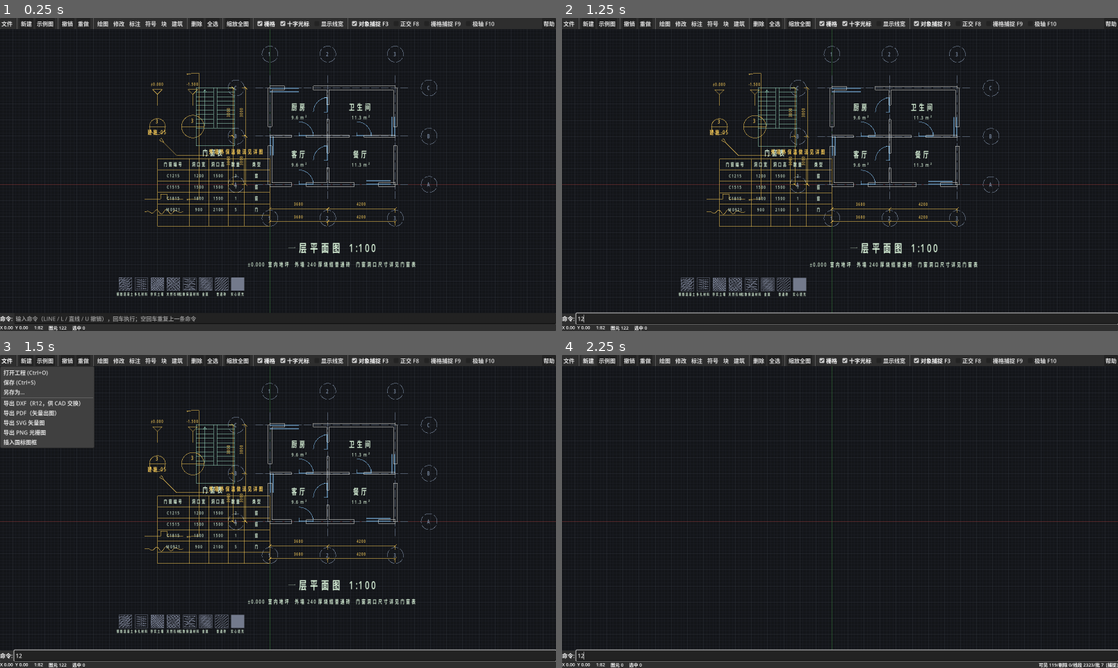
Above: before the commit, frames 1-4 (two rows, left to right).
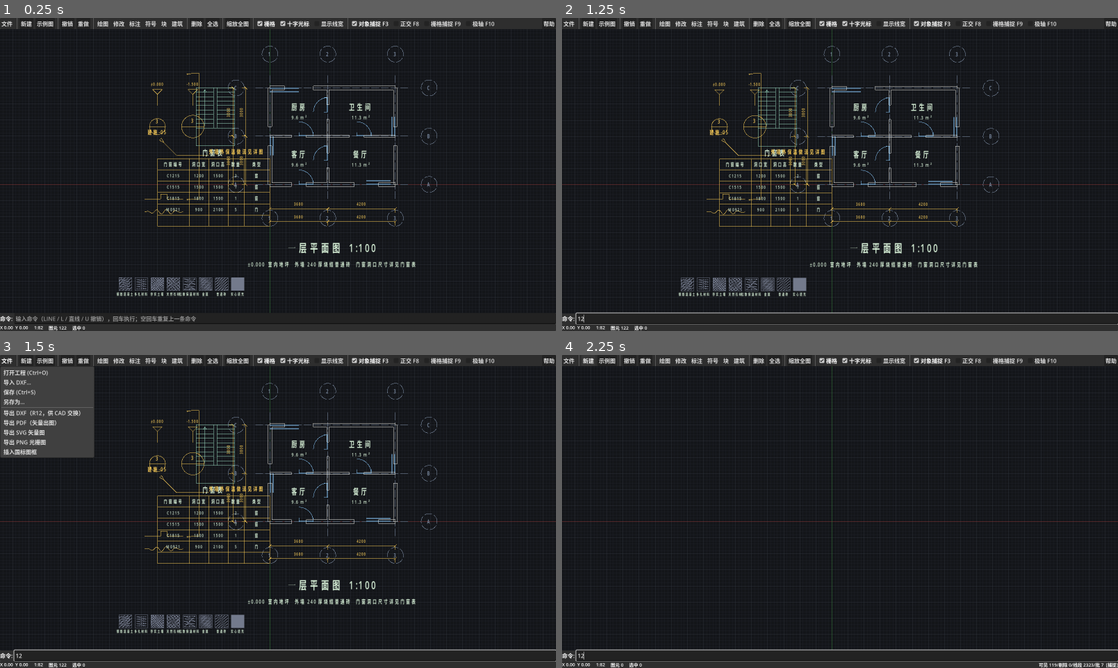
Above: after the commit, the same moments.

Repository: v-dao/HouseBuilder
Game: Godot game, scene res://src/main.tscn
Same seed, same stepped clock (60 frames per second), same inputs: the game is played once before the commit and once after it.
Inputs (mouse positions are in pixels of both pictures, inside the frame that each line leads up to):
- Up to frame 1 (0.25 s): no input
- Up to frame 2 (1.25 s): click (845, 318) at 0.52 s; type "12" at 0.6 s
- Up to frame 3 (1.5 s): click "文件" at 1.25 s
- Up to frame 4 (2.25 s): click "新建" at 2 s

Frames 1-2 are identical in both runs. In frame 3, 1.2% of the frame differs, in the area x 0-17%, y 7-33%; in frame 4, nothing differs.

Commit message:
P6c: DXF 读入
DXF 读入（src/io/dxf_reader.gd）
能读回自己导出的图纸，也能读入设计院给的常见 R12/R2000 图纸。
支持 LINE / CIRCLE / ARC / POINT / TEXT / MTEXT / LWPOLYLINE /
POLYLINE(含 VERTEX/SEQEND) / INSERT / ELLIPSE / SPLINE，
以及 LAYER / LTYPE / STYLE 表与 BLOCKS 段。

容错策略：单个图元解析失败只跳过并记一条告警，绝不让整张图读不进来。
外部图纸千奇百怪，宁可少读几个实体，也不能因为一个异常把用户拦在门外。

中文：先探测编码 —— UTF-8 解码若出现大量替换字符就判定为 GBK，
用映射表反查还原（Gbk.decode 按需构建反向字典）。

两条格式限制（已写进代码注释与测试，避免被当成 bug 反复排查）
- 图层线宽：组码 370 是 R2000 才引入的，R12 图层表里没有线宽。
  国内 CAD 的线宽本来就来自打印样式表(.ctb)按图层颜色映射，不存在图里。
  刻意不写非 R12 的组码 —— 那正是会让对方打不开文件的做法。
- 图层颜色：R12 只有 ACI 索引，没有真彩色，因此按 ACI 往返。

由测试捕获的缺陷
- _read_entity 返回 [位置, 实体] 两个元素，但两个调用方一处按 r[1] 取位置、
  一处按 r[2] 取实体，自己写岔了；统一约定后修复
- EntMText.make 只接受三个参数，传了四个（编译器直接拦下）

另记一个过程教训：本轮多次用 python -c 内嵌引号生成代码，
双引号被 shell 吃掉，导致 var out := "" 变成 var out := 空表达式。
此后结构性改动一律走补丁文件。

测试：新增 32 项断言，累计 1514 项全通过

Diff:
--- a/src/app/main_window.gd
+++ b/src/app/main_window.gd
@@ -157,6 +157,7 @@
 	mb.focus_mode = Control.FOCUS_NONE
 	var pop := mb.get_popup()
 	pop.add_item("打开工程 (Ctrl+O)", 0)
+	pop.add_item("导入 DXF…", 8)
 	pop.add_item("保存 (Ctrl+S)", 1)
 	pop.add_item("另存为…", 2)
 	pop.add_separator()
@@ -190,6 +191,8 @@
 			_open_dialog(FileDialog.FILE_MODE_SAVE_FILE, ["*.png"], "导出 PNG", _do_export_png)
 		7:
 			viewport.run_command("SHEET")
+		8:
+			_open_dialog(FileDialog.FILE_MODE_OPEN_FILE, ["*.dxf"], "导入 DXF", _do_import_dxf)
 
 
 var _current_path: String = ""
@@ -259,6 +262,27 @@
 	_show_status("已导出 DXF R12：%s（%.1f KB）%s" % [
 		path.get_file(), size / 1024.0,
 		"" if Gbk.is_available() else "  ⚠ GBK 表缺失，中文已写成 ?"])
+
+
+func _do_import_dxf(path: String) -> void:
+	var r := DxfReader.new()
+	var err := r.read_into(doc, path)
+	if err != OK:
+		prompt_label.text = "DXF 导入失败（错误码 %d）：%s" % [err, path]
+		return
+	GbBlocks.install(doc)
+	viewport.setup(doc)
+	viewport.zoom_extents()
+	_refresh_status()
+	var n := doc.entity_count()
+	var detail := ""
+	for k in r.stats.keys():
+		detail += " %s:%d" % [String(k), int(r.stats[k])]
+	_show_status("已导入 DXF：%d 个图元（%s ）%s" % [
+		n, detail.strip_edges(),
+		"" if r.warnings.is_empty() else "  ⚠ %d 条告警" % r.warnings.size()])
+	if not r.warnings.is_empty():
+		print("[DXF 导入告警] ", r.warnings)
 
 
 func _do_export_pdf(path: String) -> void:
--- /dev/null
+++ b/src/io/dxf_reader.gd
@@ -0,0 +1,600 @@
+class_name DxfReader
+extends RefCounted
+## DXF 读入。
+##
+## 定位：**能读回自己导出的图纸**，并能读入设计院给的常见 R12 / R2000 图纸的基本图元。
+## 天正自定义实体（墙/门窗/标注）在纯 AutoCAD 下就是普通线，因此能被读成线段，
+## 但会丢失"这是墙"这层语义 —— 这是格式本身的限制，不是实现问题。
+##
+## 容错策略：单个图元解析失败时跳过并记录，绝不让整张图读不进来。
+## 外部图纸千奇百怪，宁可少读几个实体，也不能因为一个异常把用户拦在门外。
+
+## 解析过程中的告警（跳过的实体、未支持的类型等）
+var warnings: Array[String] = []
+## 支持的实体类型统计
+var stats: Dictionary = {}
+
+
+## 从文件读入文档。返回 OK 或错误码。
+func read_into(doc: CadDocument, path: String) -> Error:
+	if not FileAccess.file_exists(path):
+		return ERR_FILE_NOT_FOUND
+	var f := FileAccess.open(path, FileAccess.READ)
+	if f == null:
+		return FileAccess.get_open_error()
+	var raw := f.get_buffer(f.get_length())
+	f.close()
+	return read_bytes(doc, raw)
+
+
+func read_bytes(doc: CadDocument, raw: PackedByteArray) -> Error:
+	warnings.clear()
+	stats.clear()
+	var tags := _parse_tags(raw)
+	if tags.size() < 2:
+		return ERR_FILE_CORRUPT
+
+	# 清空后重建
+	doc.entities.clear()
+	doc._by_handle.clear()
+	doc._next_handle = 1
+	doc.undo.clear()
+	doc.layers.clear()
+	doc.blocks.clear()
+	doc.ensure_layer("0")
+
+	_read_tables(doc, tags)
+	_read_blocks(doc, tags)
+	_read_entities(doc, tags)
+	doc._bump()
+	return OK
+
+
+# ---------------------------------------------------------------------------
+# 组码流解析
+# ---------------------------------------------------------------------------
+
+## 把文件解析成 [code:int, value:String] 的数组。
+## 同时记录编码：R12 的中文是 GBK，R2007+ 是 UTF-8。
+func _parse_tags(raw: PackedByteArray) -> Array:
+	var text := ""
+	var use_gbk := false
+	# 先探测编码：UTF-8 解码后若出现大量替换字符，说明不是 UTF-8
+	var as_utf8 := raw.get_string_from_utf8()
+	var bad := 0
+	for i in range(0, mini(as_utf8.length(), 20000)):
+		if as_utf8.unicode_at(i) == 0xFFFD:
+			bad += 1
+	if bad > 20:
+		use_gbk = true
+	if use_gbk and Gbk.is_available():
+		text = Gbk.decode(raw)
+	else:
+		# 去掉 UTF-8 BOM
+		text = as_utf8
+		if text.begins_with("\uFEFF"):
+			text = text.substr(1)
+
+	var lines := text.split("\n")
+	var out: Array = []
+	var i := 0
+	while i + 1 < lines.size():
+		var code_line := String(lines[i]).strip_edges()
+		if code_line == "":
+			i += 1
+			continue
+		if not code_line.is_valid_int():
+			i += 1
+			continue
+		var code := code_line.to_int()
+		# 值行可能带 \r（Windows 换行），去掉
+		var value := String(lines[i + 1])
+		if value.ends_with("\r"):
+			value = value.substr(0, value.length() - 1)
+		out.append([code, value])
+		i += 2
+	return out
+
+
+# ---------------------------------------------------------------------------
+# 表
+# ---------------------------------------------------------------------------
+
+func _read_tables(doc: CadDocument, tags: Array) -> void:
+	var i := 0
+	while i < tags.size():
+		if int(tags[i][0]) == 0 and String(tags[i][1]) == "TABLE":
+			var j := i + 1
+			var kind := ""
+			while j < tags.size() and int(tags[j][0]) != 0:
+				if int(tags[j][0]) == 2:
+					kind = String(tags[j][1])
+				j += 1
+			# 找到 ENDTAB 为止
+			var end := j
+			while end < tags.size():
+				if int(tags[end][0]) == 0 and String(tags[end][1]) == "ENDTAB":
+					break
+				end += 1
+			if kind == "LAYER":
+				_read_layer_table(doc, tags, j, end)
+			elif kind == "LTYPE":
+				_read_linetype_table(doc, tags, j, end)
+			elif kind == "STYLE":
+				_read_style_table(doc, tags, j, end)
+			i = end + 1
+			continue
+		i += 1
+
+
+func _read_layer_table(doc: CadDocument, tags: Array, start: int, end: int) -> void:
+	var i := start
+	while i < end:
+		if int(tags[i][0]) == 0 and String(tags[i][1]) == "LAYER":
+			var l := CadLayer.new()
+			var j := i + 1
+			var flags := 0
+			var color := 7
+			while j < end and int(tags[j][0]) != 0:
+				var c := int(tags[j][0])
+				var v := String(tags[j][1])
+				match c:
+					2:
+						l.name = v
+					6:
+						l.linetype = v
+					62:
+						color = v.to_int()
+					370:
+						# 线宽组码是 R2000 才引入的，R12 图层表里没有。
+						# 读 R2000+ 的图纸时能拿到；读 R12 时保持默认值，
+						# 由渲染与出图按图层颜色映射到线宽（国内用 .ctb 打印样式表）。
+						var lw := v.to_int()
+						l.lineweight = float(lw) / 100.0 if lw > 0 else CadLayer.LW_DEFAULT
+					70:
+						flags = v.to_int()
+				j += 1
+			if l.name == "":
+				l.name = "0"
+			l.aci = absi(color)
+			l.color = _aci_color(l.aci)
+			l.frozen = (flags & 1) != 0
+			l.locked = (flags & 4) != 0
+			l.visible = color >= 0
+			doc.layers[l.name] = l
+			i = j
+			continue
+		i += 1
+	doc.ensure_layer("0")
+
+
+func _read_linetype_table(doc: CadDocument, tags: Array, start: int, end: int) -> void:
+	var i := start
+	while i < end:
+		if int(tags[i][0]) == 0 and String(tags[i][1]) == "LTYPE":
+			var t := CadLinetype.new()
+			var pat := PackedFloat64Array()
+			var j := i + 1
+			while j < end and int(tags[j][0]) != 0:
+				var c := int(tags[j][0])
+				var v := String(tags[j][1])
+				if c == 2:
+					t.name = v
+				elif c == 3:
+					t.description = v
+				elif c == 49:
+					pat.append(v.to_float())
+				j += 1
+			t.pattern = pat
+			if t.name != "":
+				doc.linetypes[t.name] = t
+			i = j
+			continue
+		i += 1
+
+
+func _read_style_table(doc: CadDocument, tags: Array, start: int, end: int) -> void:
+	var i := start
+	while i < end:
+		if int(tags[i][0]) == 0 and String(tags[i][1]) == "STYLE":
+			var s := CadTextStyle.new()
+			var j := i + 1
+			while j < end and int(tags[j][0]) != 0:
+				var c := int(tags[j][0])
+				var v := String(tags[j][1])
+				match c:
+					2:
+						s.name = v
+					40:
+						s.height = v.to_float()
+					41:
+						s.width_factor = v.to_float() if v.to_float() > 0.0 else 1.0
+					50:
+						s.oblique_angle = deg_to_rad(v.to_float())
+					3:
+						# DXF 的字体文件名，尽量映射回系统字体
+						var fn := v.to_lower()
+						if fn.contains("fang") or fn.contains("fs"):
+							s.system_font = "FangSong"
+						elif fn.contains("hei"):
+							s.system_font = "SimHei"
+						elif fn.contains("kai"):
+							s.system_font = "KaiTi"
+				j += 1
+			if s.name != "":
+				doc.text_styles[s.name] = s
+			i = j
+			continue
+		i += 1
+
+
+# ---------------------------------------------------------------------------
+# 块
+# ---------------------------------------------------------------------------
+
+func _read_blocks(doc: CadDocument, tags: Array) -> void:
+	var i := 0
+	while i < tags.size():
+		if int(tags[i][0]) == 0 and String(tags[i][1]) == "BLOCK":
+			var blk := CadBlock.new()
+			var j := i + 1
+			while j < tags.size() and int(tags[j][0]) != 0:
+				var c := int(tags[j][0])
+				var v := String(tags[j][1])
+				match c:
+					2:
+						blk.name = v
+					10:
+						blk.base_point.x = v.to_float()
+					20:
+						blk.base_point.y = v.to_float()
+				j += 1
+			# 读块内实体直到 ENDBLK
+			while j < tags.size():
+				if int(tags[j][0]) == 0 and String(tags[j][1]) == "ENDBLK":
+					break
+				if int(tags[j][0]) == 0:
+					var r := _read_entity(doc, tags, j)
+					j = r[0]
+					if r[1] != null:
+						var e: CadEntity = r[1]
+						e.owner_block = blk.name
+						blk.entities.append(e)
+					continue
+				j += 1
+			# 跳过 *Model_Space 这类匿名块
+			if blk.name != "" and not blk.name.begins_with("*"):
+				doc.blocks[blk.name] = blk
+			i = j + 1
+			continue
+		i += 1
+
+
+# ---------------------------------------------------------------------------
+# 实体
+# ---------------------------------------------------------------------------
+
+func _read_entities(doc: CadDocument, tags: Array) -> void:
+	var in_entities := false
+	var i := 0
+	while i < tags.size():
+		var c := int(tags[i][0])
+		var v := String(tags[i][1])
+		if c == 0 and v == "SECTION":
+			# 下一行应是组码 2
+			if i + 1 < tags.size() and int(tags[i + 1][0]) == 2:
+				in_entities = String(tags[i + 1][1]) == "ENTITIES"
+				i += 2
+				continue
+		if c == 0 and v == "ENDSEC":
+			in_entities = false
+			i += 1
+			continue
+		if in_entities and c == 0:
+			var r := _read_entity(doc, tags, i)
+			i = r[0]
+			if r[1] != null:
+				doc.add_entity(r[1], false)
+			continue
+		i += 1
+
+
+## 读一个实体。
+## 返回值固定为两个元素：[下一个位置, 实体或 null]。
+## 两个调用方（块内实体与实体段）都必须按这个约定取值 ——
+## 之前一处按 r[1] 取位置、一处按 r[2] 取实体，就是这么写岔的。
+func _read_entity(doc: CadDocument, tags: Array, start: int) -> Array:
+	var type := String(tags[start][1])
+	var d := {}
+	var i := start + 1
+	while i < tags.size() and int(tags[i][0]) != 0:
+		var c := int(tags[i][0])
+		var v := String(tags[i][1])
+		# 同名组码可能重复（如多段线的 10/20），用数组存
+		if d.has(c):
+			var cur = d[c]
+			if cur is Array:
+				(cur as Array).append(v)
+			else:
+				d[c] = [cur, v]
+		else:
+			d[c] = v
+		i += 1
+
+	var e: CadEntity = null
+	match type:
+		"LINE":
+			e = _mk_line(d)
+		"CIRCLE":
+			e = _mk_circle(d)
+		"ARC":
+			e = _mk_arc(d)
+		"POINT":
+			e = _mk_point(d)
+		"TEXT":
+			e = _mk_text(d)
+		"MTEXT":
+			e = _mk_mtext(d)
+		"LWPOLYLINE":
+			e = _mk_lwpolyline(d)
+			# LWPOLYLINE 后面通常跟一个 0 组码，位置不变
+		"POLYLINE":
+			var r := _mk_polyline(doc, tags, start)
+			e = r[0]
+			i = r[1]
+		"INSERT":
+			e = _mk_insert(d)
+		"ELLIPSE":
+			e = _mk_ellipse(d)
+		"SPLINE":
+			e = _mk_spline(d)
+		_:
+			if type != "SEQEND" and type != "VERTEX" and type != "ENDBLK":
+				_note("跳过不支持的实体类型：%s" % type)
+	if e != null:
+		e.layer = String(d.get(8, "0"))
+		if not doc.layers.has(e.layer):
+			doc.ensure_layer(e.layer)
+		var aci := String(d.get(62, "256")).to_int()
+		e.aci = aci if aci != 0 else 256
+		if aci > 0 and aci <= 255:
+			e.color = _aci_color(aci)
+		stats[type] = int(stats.get(type, 0)) + 1
+	return [i, e]
+
+
+func _f(d: Dictionary, code: int, def := 0.0) -> float:
+	if not d.has(code):
+		return def
+	var v = d[code]
+	if v is Array:
+		return float((v as Array)[0])
+	return String(v).to_float()
+
+
+func _s(d: Dictionary, code: int, def := "") -> String:
+	if not d.has(code):
+		return def
+	var v = d[code]
+	if v is Array:
+		return String((v as Array)[0])
+	return String(v)
+
+
+## 取某组码的全部出现（多段线的 10/20 会重复）
+func _all(d: Dictionary, code: int) -> Array:
+	if not d.has(code):
+		return []
+	var v = d[code]
+	return v if v is Array else [v]
+
+
+func _mk_line(d: Dictionary) -> CadEntity:
+	return EntLine.make(Vector2(_f(d, 10), _f(d, 20)), Vector2(_f(d, 11), _f(d, 21)))
+
+
+func _mk_circle(d: Dictionary) -> CadEntity:
+	return EntCircle.make(Vector2(_f(d, 10), _f(d, 20)), _f(d, 40, 1.0))
+
+
+func _mk_arc(d: Dictionary) -> CadEntity:
+	return EntArc.make(Vector2(_f(d, 10), _f(d, 20)), _f(d, 40, 1.0),
+		deg_to_rad(_f(d, 50)), deg_to_rad(_f(d, 51)))
+
+
+func _mk_point(d: Dictionary) -> CadEntity:
+	return EntPoint.make(Vector2(_f(d, 10), _f(d, 20)))
+
+
+func _mk_text(d: Dictionary) -> CadEntity:
+	var t := EntText.make(Vector2(_f(d, 10), _f(d, 20)), _s(d, 1), maxf(_f(d, 40, 3.5), 0.1),
+		deg_to_rad(_f(d, 50)))
+	var st := _s(d, 7)
+	if st != "":
+		t.text_style = st
+	# 72 是水平对正、73 是垂直对正；非左对齐时插入点在 11/21
+	var h := String(d.get(72, "0")).to_int()
+	var v := String(d.get(73, "0")).to_int()
+	match h:
+		1, 4:
+			t.h_align = EntText.HAlign.CENTER
+		2:
+			t.h_align = EntText.HAlign.RIGHT
+	match v:
+		1:
+			t.v_align = EntText.VAlign.BOTTOM
+		2:
+			t.v_align = EntText.VAlign.MIDDLE
+		3:
+			t.v_align = EntText.VAlign.TOP
+	if (h != 0 or v != 0) and d.has(11):
+		t.position = Vector2(_f(d, 11), _f(d, 21))
+	return t
+
+
+func _mk_mtext(d: Dictionary) -> CadEntity:
+	var txt := _s(d, 1)
+	# MTEXT 的格式码：\P 是换行，\{ \} 是分组，\L 等是格式；这里只做最必要的还原
+	txt = txt.replace("\\P", "\n").replace("\\p", "\n")
+	# EntMText.make 只接受 (位置, 内容, 字高) 三个参数，旋转角要单独设
+	var e := EntMText.make(Vector2(_f(d, 10), _f(d, 20)), txt, maxf(_f(d, 40, 3.5), 0.1))
+	e.rotation = deg_to_rad(_f(d, 50))
+	var w := _f(d, 41, 0.0)
+	if w > 0.0:
+		e.width = w
+	var att := String(d.get(71, "1")).to_int()
+	# DXF 的 1..9 对应左上、中上、右上、左中、正中、右中、左下、中下、右下
+	var att_map := [EntMText.Attach.TOP_LEFT, EntMText.Attach.TOP_CENTER, EntMText.Attach.TOP_RIGHT,
+		EntMText.Attach.MIDDLE_LEFT, EntMText.Attach.MIDDLE_CENTER, EntMText.Attach.MIDDLE_RIGHT,
+		EntMText.Attach.BOTTOM_LEFT, EntMText.Attach.BOTTOM_CENTER, EntMText.Attach.BOTTOM_RIGHT]
+	e.attach = att_map[clampi(att - 1, 0, 8)]
+	return e
+
+
+func _mk_lwpolyline(d: Dictionary) -> CadEntity:
+	var xs := _all(d, 10)
+	var ys := _all(d, 20)
+	var bs := _all(d, 42)
+	var pts := PackedVector2Array()
+	var bls := PackedFloat64Array()
+	var n := mini(xs.size(), ys.size())
+	for i in range(n):
+		pts.append(Vector2(String(xs[i]).to_float(), String(ys[i]).to_float()))
+		bls.append(String(bs[i]).to_float() if i < bs.size() else 0.0)
+	if pts.size() < 2:
+		return null
+	var flags := String(d.get(70, "0")).to_int()
+	return EntPolyline.make(pts, bls, (flags & 1) != 0)
+
+
+## POLYLINE 由 POLYLINE + 若干 VERTEX + SEQEND 三段组成，需要连续读
+func _mk_polyline(doc: CadDocument, tags: Array, start: int) -> Array:
+	var flags := 0
+	var i := start + 1
+	while i < tags.size() and int(tags[i][0]) != 0:
+		if int(tags[i][0]) == 70:
+			flags = String(tags[i][1]).to_int()
+		i += 1
+	var pts := PackedVector2Array()
+	var bls := PackedFloat64Array()
+	while i < tags.size():
+		if int(tags[i][0]) == 0 and String(tags[i][1]) == "VERTEX":
+			var vx := 0.0
+			var vy := 0.0
+			var vb := 0.0
+			var j := i + 1
+			while j < tags.size() and int(tags[j][0]) != 0:
+				match int(tags[j][0]):
+					10:
+						vx = String(tags[j][1]).to_float()
+					20:
+						vy = String(tags[j][1]).to_float()
+					42:
+						vb = String(tags[j][1]).to_float()
+				j += 1
+			pts.append(Vector2(vx, vy))
+			bls.append(vb)
+			i = j
+			continue
+		if int(tags[i][0]) == 0 and String(tags[i][1]) == "SEQEND":
+			# 跳过 SEQEND 自身的属性
+			i += 1
+			while i < tags.size() and int(tags[i][0]) != 0:
+				i += 1
+			break
+		if int(tags[i][0]) == 0:
+			break
+		i += 1
+	if pts.size() < 2:
+		return [null, i]
+	var _unused := doc
+	return [EntPolyline.make(pts, bls, (flags & 1) != 0), i]
+
+
+func _mk_insert(d: Dictionary) -> CadEntity:
+	var name := _s(d, 2)
+	if name == "":
+		return null
+	var e := EntInsert.make(name, Vector2(_f(d, 10), _f(d, 20)))
+	e.scale = Vector2(_f(d, 41, 1.0), _f(d, 42, 1.0))
+	e.rotation = deg_to_rad(_f(d, 50))
+	return e
+
+
+func _mk_ellipse(d: Dictionary) -> CadEntity:
+	var c := Vector2(_f(d, 10), _f(d, 20))
+	var major := Vector2(_f(d, 11), _f(d, 21))
+	var ratio := _f(d, 40, 1.0)
+	var a := major.length()
+	if a <= Tol.MIN_LEN:
+		return null
+	var p0 := _f(d, 41, 0.0)
+	var p1 := _f(d, 42, TAU)
+	if absf(p1 - p0) <= 1.0e-9:
+		p1 = p0 + TAU
+	return EntEllipse.make(c, a, a * absf(ratio), major.angle(), p0, p1)
+
+
+func _mk_spline(d: Dictionary) -> CadEntity:
+	# 优先取拟合点(11/21)，没有则用控制点(10/20)近似
+	var xs := _all(d, 11)
+	var ys := _all(d, 21)
+	if xs.is_empty():
+		xs = _all(d, 10)
+		ys = _all(d, 20)
+	var pts := PackedVector2Array()
+	var n := mini(xs.size(), ys.size())
+	for i in range(n):
+		pts.append(Vector2(String(xs[i]).to_float(), String(ys[i]).to_float()))
+	if pts.size() < 2:
+		return null
+	var closed := (String(d.get(70, "0")).to_int() & 1) != 0
+	return EntSpline.make(pts, closed)
+
+
+# ---------------------------------------------------------------------------
+# 工具
+# ---------------------------------------------------------------------------
+
+func _note(msg: String) -> void:
+	# 同一类告警只记一条，避免刷屏
+	for w in warnings:
+		if String(w) == msg:
+			return
+	if warnings.size() < 40:
+		warnings.append(msg)
+
+
+## ACI 颜色索引 -> RGB。
+## 前 9 个是标准色，250~255 是灰阶；中间 10~249 按 24 个色相组近似。
+static func _aci_color(aci: int) -> Color:
+	match aci:
+		1:
+			return Color(1.0, 0.0, 0.0)
+		2:
+			return Color(1.0, 1.0, 0.0)
+		3:
+			return Color(0.0, 1.0, 0.0)
+		4:
+			return Color(0.0, 1.0, 1.0)
+		5:
+			return Color(0.0, 0.0, 1.0)
+		6:
+			return Color(1.0, 0.0, 1.0)
+		7:
+			return Color(1.0, 1.0, 1.0)
+		8:
+			return Color(0.5, 0.5, 0.5)
+		9:
+			return Color(0.75, 0.75, 0.75)
+	if aci >= 250:
+		var g := 1.0 - float(aci - 250) / 6.0 * 0.8
+		return Color(g, g, g)
+	if aci >= 10 and aci <= 249:
+		# 24 个色相 × 10 个明度档
+		var idx := aci - 10
+		var hue := float(idx / 10) / 24.0
+		var shade := float(idx % 10) / 9.0
+		var c := Color.from_hsv(hue, 1.0 - shade * 0.6, 1.0 - shade * 0.5)
+		return c
+	return Color.WHITE
--- a/src/io/gbk.gd
+++ b/src/io/gbk.gd
@@ -91,3 +91,57 @@
 		n += 2
 	out.resize(n)
 	return out
+
+
+# ---------------------------------------------------------------------------
+# 解码（DXF 导入用）
+# ---------------------------------------------------------------------------
+
+static var _rev: Dictionary = {}
+
+
+## 把 GBK 字节解码为字符串。
+## 反向对照表按需构建一次（21791 项），之后是常数时间的字典查询。
+## 遇到无法识别的双字节序列时保留原字节的替代字符，不抛错 ——
+## 导入外部图纸时宁可个别字显示不出来，也不能整张图读不进来。
+static func decode(bytes: PackedByteArray) -> String:
+	_ensure()
+	var out := ""
+	var i := 0
+	while i < bytes.size():
+		var b := bytes[i]
+		if b < 0x80:
+			out += String.chr(b)
+			i += 1
+			continue
+		if i + 1 >= bytes.size():
+			break
+		var code := (b << 8) | bytes[i + 1]
+		i += 2
+		if _rev.is_empty():
+			_build_rev()
+		var cp = _rev.get(code)
+		# 不能写成 out += X if cond else Y —— GDScript 的优先级会把它
+		# 解析成 (out += X) if cond else Y，那是非法语句。
+		if cp != null:
+			out += String.chr(int(cp))
+		else:
+			out += "?"
+	return out
+
+
+static func _build_rev() -> void:
+	_ensure()
+	for i in range(_uni.size()):
+		_rev[_gbk[i]] = _uni[i]
+
+
+## 该字节序列是否像 GBK 编码（用于判定导入文件的中文编码）
+static func looks_like_gbk(bytes: PackedByteArray) -> bool:
+	var hi := 0
+	var total := 0
+	for b in bytes:
+		total += 1
+		if b >= 0x81 and b <= 0xFE:
+			hi += 1
+	return total > 0 and hi > 0
--- a/tests/test_p6.gd
+++ b/tests/test_p6.gd
@@ -19,6 +19,11 @@
 	_test_pdf_font_embedding()
 	_test_pdf_text_encoding()
 	_test_ttf_parser()
+
+	suite = "DXF 导入与往返"
+	_test_dxf_roundtrip()
+	_test_dxf_chinese_roundtrip()
+	_test_dxf_import_tolerance()
 
 	suite = "DXF 导出（R12）"
 	_test_dxf_structure()
@@ -633,3 +638,151 @@
 			out += inflated.get_string_from_utf8()
 		i = e_at + endmarker.size()
 	return out
+
+
+## 导出再读回：图元数量、关键几何、图层、块都应还原
+func _test_dxf_roundtrip() -> void:
+	var src := _dxf_doc()
+	# 补一个中文图层名，验证 GBK 编解码往返
+	# 用 ACI 1（红）建图层：R12 的颜色只能以 ACI 索引承载，没有真彩色，
+	# 因此测试要用与 ACI 一致的观察色，否则是自己给自己造不一致
+	src.layers["外墙"] = CadLayer.make("外墙", Color(1.0, 0.0, 0.0), 1, "CONTINUOUS", 1.0)
+	for e in src.entities:
+		if e is EntLine:
+			e.layer = "外墙"
+			break
+	var data := DxfWriter.new(src).write()
+
+	var dst := CadDocument.new()
+	var r := DxfReader.new()
+	var err := r.read_bytes(dst, data)
+	ok(err == OK, "回读应成功，错误码 %d" % err)
+	ok(dst.entity_count() > 0, "回读后应有图元，实际 %d" % dst.entity_count())
+
+	# 按类型比对：导出时椭圆/样条/填充/标注被打散，
+	# 因此只比对导出时保持原生的那几类
+	var src_hist := {}
+	for e in src.entities:
+		var t := e.type
+		if t in [CadEntity.Type.LINE, CadEntity.Type.CIRCLE, CadEntity.Type.ARC,
+				CadEntity.Type.POINT, CadEntity.Type.TEXT, CadEntity.Type.POLYLINE]:
+			src_hist[t] = int(src_hist.get(t, 0)) + 1
+	for k in src_hist.keys():
+		var n := 0
+		for e in dst.entities:
+			if e.type == k:
+				n += 1
+		ok(n >= int(src_hist[k]), "类型 %d 回读后数量应不少于导出数：%d vs %d" % [k, n, src_hist[k]])
+
+	# 圆的半径必须精确还原
+	var src_r := 0.0
+	for e in src.entities:
+		if e is EntCircle:
+			src_r = (e as EntCircle).radius
+	var dst_r := 0.0
+	for e in dst.entities:
+		if e is EntCircle:
+			dst_r = (e as EntCircle).radius
+	close(dst_r, src_r, "圆的半径往返", 1e-3)
+
+	# 多段线的 bulge 必须保留（圆弧段的命门）
+	var src_b := 0.0
+	for e in src.entities:
+		if e is EntPolyline:
+			var bl := (e as EntPolyline).bulges()
+			if bl.size() > 0:
+				src_b = bl[0]
+	var dst_b := 0.0
+	for e in dst.entities:
+		if e is EntPolyline:
+			var bl2 := (e as EntPolyline).bulges()
+			if bl2.size() > 0 and absf(bl2[0]) > 1.0e-9:
+				dst_b = bl2[0]
+	close(dst_b, src_b, "多段线 bulge 往返（圆弧段不丢）", 1e-6)
+
+	# 图层还原，含中文图层名
+	ok(dst.layers.has("测试层"), "自定义图层应还原")
+	ok(dst.layers.has("外墙"), "中文图层名应还原")
+	var l: CadLayer = dst.layers.get("外墙")
+	if l != null:
+		# 颜色与线型是 R12 图层表能承载的，必须还原
+		ok(l.linetype == "CONTINUOUS", "图层线型往返，实际 %s" % l.linetype)
+		# 颜色经 ACI 索引往返：1 号索引对应纯红
+		ok(l.aci == 1, "图层颜色索引往返，实际 %d" % l.aci)
+		ok(l.color.r > 0.9 and l.color.g < 0.1 and l.color.b < 0.1,
+			"ACI 1 应映射为红色，实际 %s" % str(l.color))
+		# 线宽是 R12 的固有限制：组码 370 直到 R2000 才引入，R12 图层表里没有线宽。
+		# 国内 CAD 的线宽本来就来自打印样式表（.ctb）按图层颜色映射，不存在图里。
+		# 这里刻意不写非 R12 的组码 —— 那正是会让对方打不开文件的做法。
+		ok(l.lineweight == CadLayer.LW_DEFAULT,
+			"R12 不承载图层线宽，应回退为默认值，实际 %s" % str(l.lineweight))
+
+	# 块与块引用
+	ok(dst.blocks.has("M0921"), "块定义应还原")
+	var ins_ok := false
+	for e in dst.entities:
+		if e is EntInsert:
+			var ins := e as EntInsert
+			if dst.get_block(ins.block_name) != null and not ins.get_curves().is_empty():
+				ins_ok = true
+	ok(ins_ok, "块引用应能解析到块定义并展开几何")
+
+	# 线型表
+	ok(dst.linetypes.has("DASHED"), "线型表应还原")
+
+
+## 中文经 GBK 编码再解码后必须完全一致
+func _test_dxf_chinese_roundtrip() -> void:
+	var src := CadDocument.new()
+	var t := EntText.make(Vector2(0, 0), "一层平面图 客厅 卫生间 ±0.000", 250.0)
+	src.add_entity(t, false)
+	var t2 := EntText.make(Vector2(0, 1000), "钢筋混凝土", 250.0)
+	src.add_entity(t2, false)
+	var data := DxfWriter.new(src).write()
+
+	var dst := CadDocument.new()
+	DxfReader.new().read_bytes(dst, data)
+	var texts := []
+	for e in dst.entities:
+		if e is EntText:
+			texts.append((e as EntText).text)
+	ok(texts.size() == 2, "应读回 2 条文字，实际 %d" % texts.size())
+	if texts.size() == 2:
+		ok(String(texts[0]) == "一层平面图 客厅 卫生间 ±0.000",
+			"中文内容应完全一致，实际 %s" % String(texts[0]))
+		ok(String(texts[1]) == "钢筋混凝土", "第二条中文，实际 %s" % String(texts[1]))
+	# GBK 编解码器本身的自洽性
+	var enc := Gbk.encode("一层平面图")
+	var dec := Gbk.decode(enc)
+	ok(dec == "一层平面图", "GBK 编解码往返，实际 %s" % dec)
+	ok(Gbk.decode(Gbk.encode("")) == "", "空串往返")
+	ok(Gbk.decode(Gbk.encode("ABC123")) == "ABC123", "ASCII 往返")
+
+
+## 外部图纸千奇百怪，不能因为个把异常实体就整张读不进来
+func _test_dxf_import_tolerance() -> void:
+	var r := DxfReader.new()
+	var dst := CadDocument.new()
+	# 空文件
+	ok(r.read_bytes(dst, PackedByteArray()) != OK, "空文件应报错而不是崩溃")
+	# 只有段头没有实体的最小文件
+	var minimal := "0\nSECTION\n2\nENTITIES\n0\nENDSEC\n0\nEOF\n".to_utf8_buffer()
+	ok(r.read_bytes(dst, minimal) == OK, "最小合法文件应能读入")
+	ok(dst.entity_count() == 0, "最小文件没有图元")
+	# 含未知实体类型：跳过但不失败
+	var with_unknown := ("0\nSECTION\n2\nENTITIES\n"
+		+ "0\n3DFACE\n8\n0\n10\n0\n20\n0\n30\n0\n"
+		+ "0\nLINE\n8\n0\n10\n0\n20\n0\n11\n100\n21\n100\n"
+		+ "0\nENDSEC\n0\nEOF\n").to_utf8_buffer()
+	var r2 := DxfReader.new()
+	var d2 := CadDocument.new()
+	ok(r2.read_bytes(d2, with_unknown) == OK, "含未知实体时仍应成功读入")
+	ok(d2.entity_count() == 1, "未知实体应被跳过，已知实体应读入，实际 %d" % d2.entity_count())
+	ok(r2.warnings.size() > 0, "跳过的实体应产生告警")
+	# 残缺的 LINE（缺终点）不应崩溃
+	var broken := ("0\nSECTION\n2\nENTITIES\n"
+		+ "0\nLINE\n8\n0\n10\n5\n20\n5\n"
+		+ "0\nENDSEC\n0\nEOF\n").to_utf8_buffer()
+	var r3 := DxfReader.new()
+	var d3 := CadDocument.new()
+	ok(r3.read_bytes(d3, broken) == OK, "残缺实体不应导致失败")
Not shown, added: src/io/dxf_reader.gd.uid
